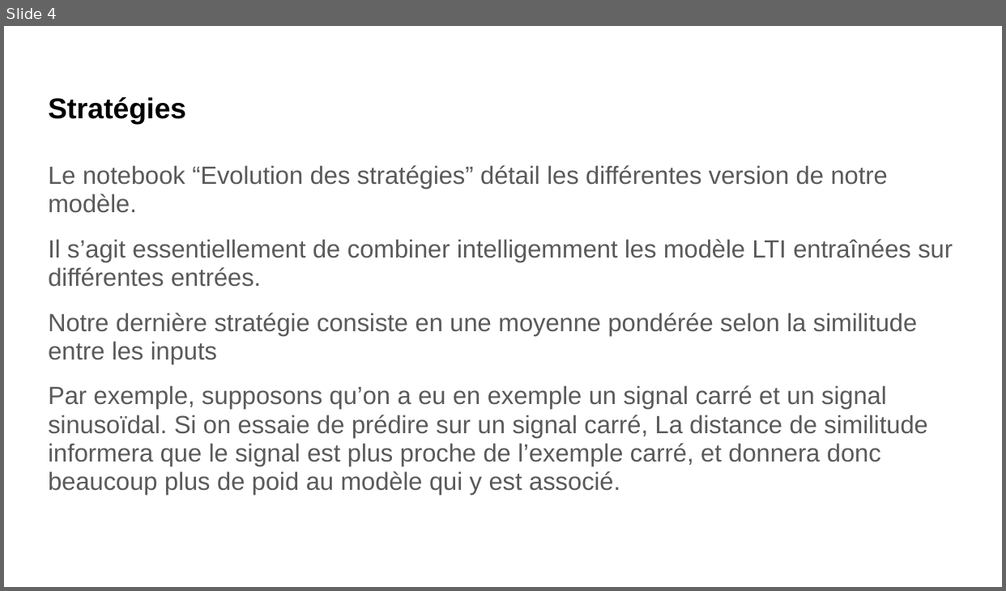
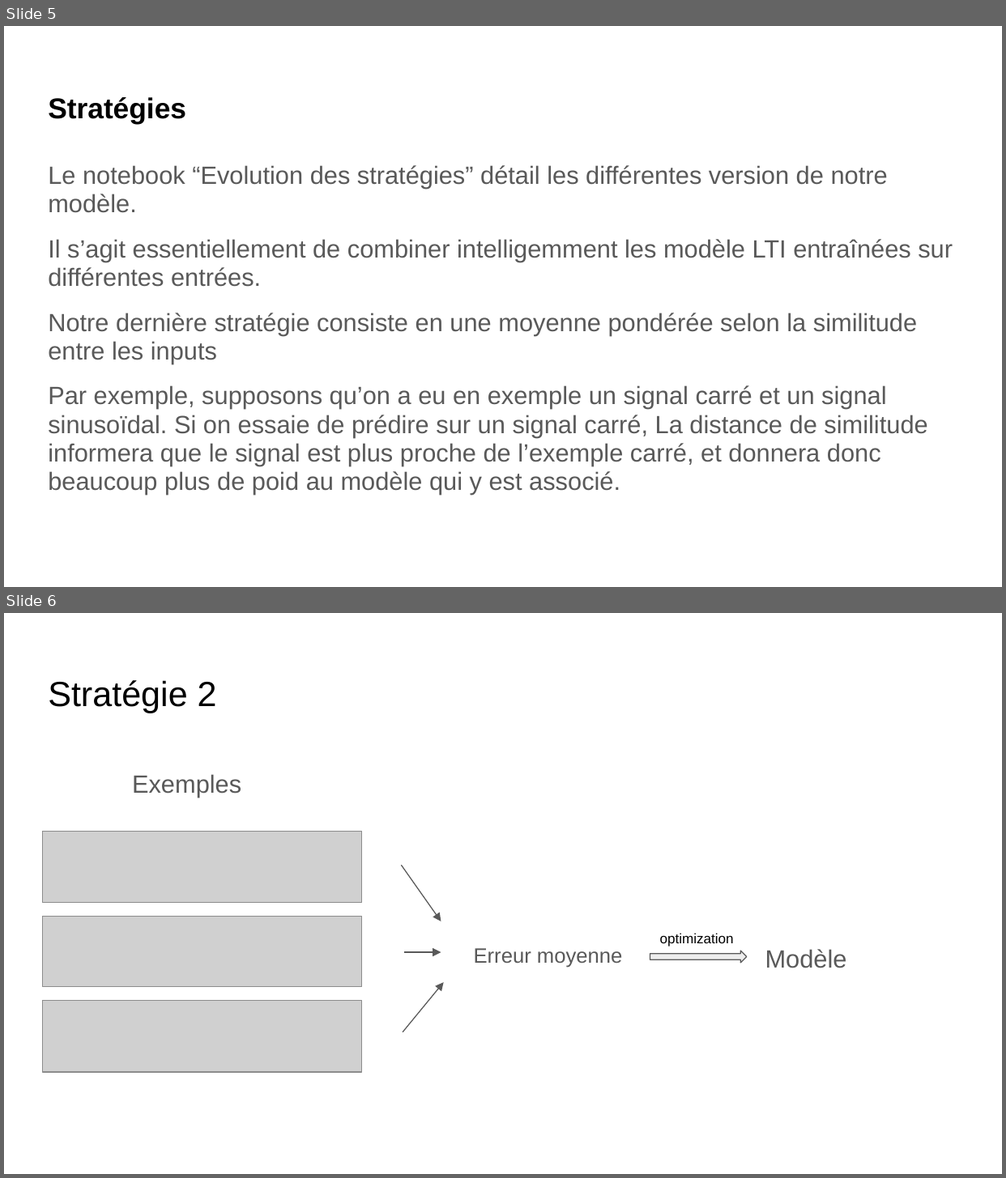
Before and after one commit to ArnaudGardille/AI4IA, a slide deck: AI4IA_phase1_python/méthodologie utilisée par l’équipe MIA pour le challenge AI4IA.pptx. Shown one above the other, each under a label of ours: slide 4 before the commit, slides 5 and 6 after it. The pictures are 1006x591 and 1006x1178 pixels, drawn with LibreOffice and Linux fonts; fonts in the diff are those of the drawing; grey boxes stand for pictures. Boxes give left, top, right and bottom in pixels: in the first picture for what was removed or moved away, otherwise in the second. Text is boxed around its words. In the diff, an @@ line names an element or a change of style, - is before the commit and + after.

```diff
--- a/AI4IA_phase1_python/méthodologie utilisée par l’équipe MIA pour le challenge AI4IA.pptx
+++ b/AI4IA_phase1_python/méthodologie utilisée par l’équipe MIA pour le challenge AI4IA.pptx
@@ slide 6 added at <box>4,613,1002,1174</box>, background #FFFFFF @@
@@ title added at <box>48,680,217,713</box>, 25.2 pt, text #000000 @@
+Stratégie 2
@@ text added at <box>132,774,241,798</box>, 18 pt, text #595959 @@
+Exemples
@@ picture added at <box>43,832,362,904</box> @@
@@ arrow added from (401, 866) to (441, 922), #595959 0.75 pt @@
@@ picture added at <box>43,917,362,987</box> @@
@@ arrow added from (404, 952) to (441, 952), #595959 0.75 pt @@
@@ text added at <box>474,948,623,968</box>, 15 pt, text #595959 @@
+Erreur moyenne
@@ right arrow added at <box>650,952,747,963</box>, fill #EEEEEE, outline #595959 0.75 pt @@
@@ text added at <box>660,933,734,947</box>, 10 pt, text #000000 @@
+optimization
@@ text added at <box>765,949,847,969</box>, 18 pt, text #595959 @@
+Modèle
@@ picture added at <box>43,1001,362,1073</box> @@
@@ arrow added from (403, 1032) to (443, 982), #595959 0.75 pt @@
@@ what was slide 4 is now slide 5 @@
```
Also in this commit, not shown: 1 slide changed, 2 other slides added, 11 other files.
